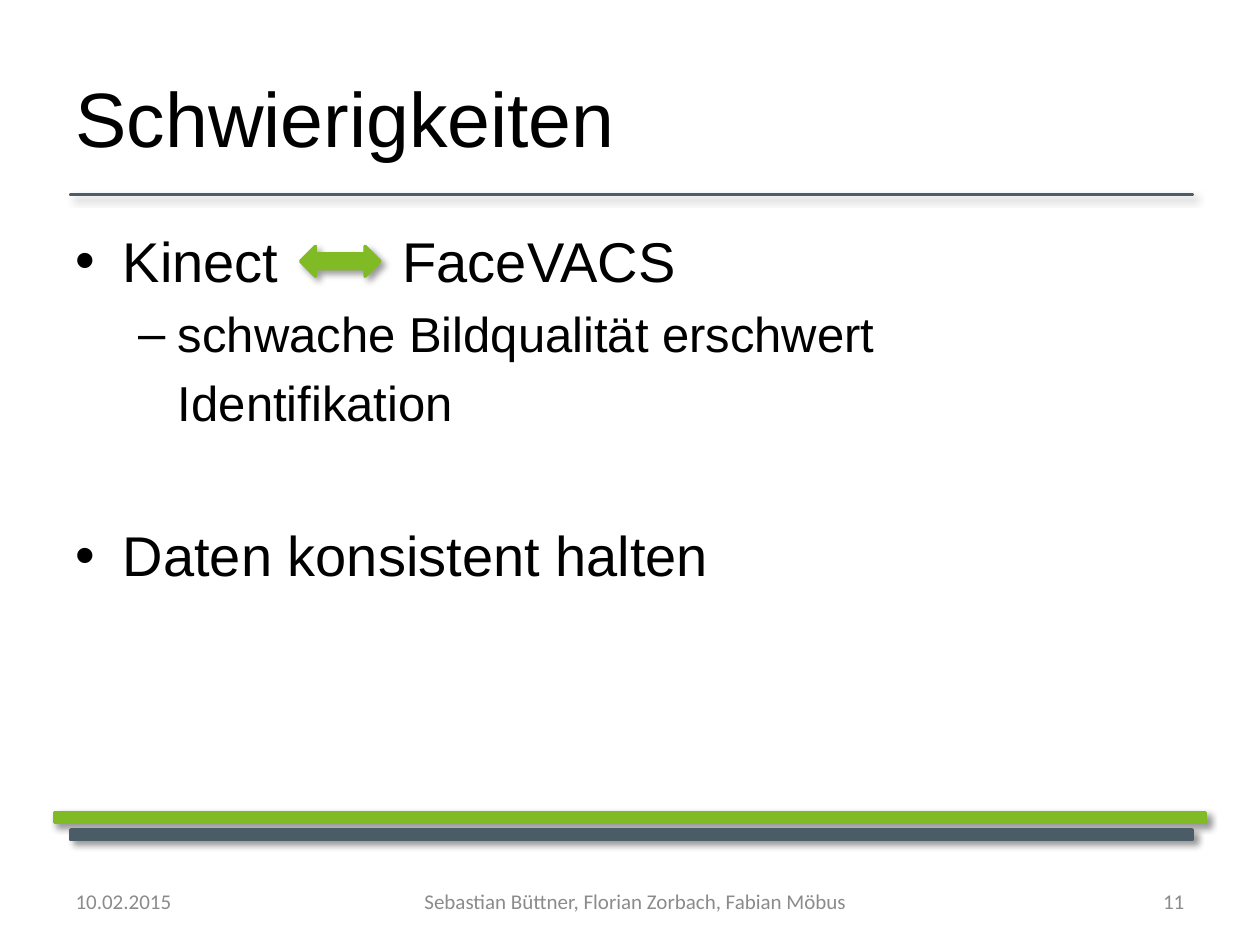
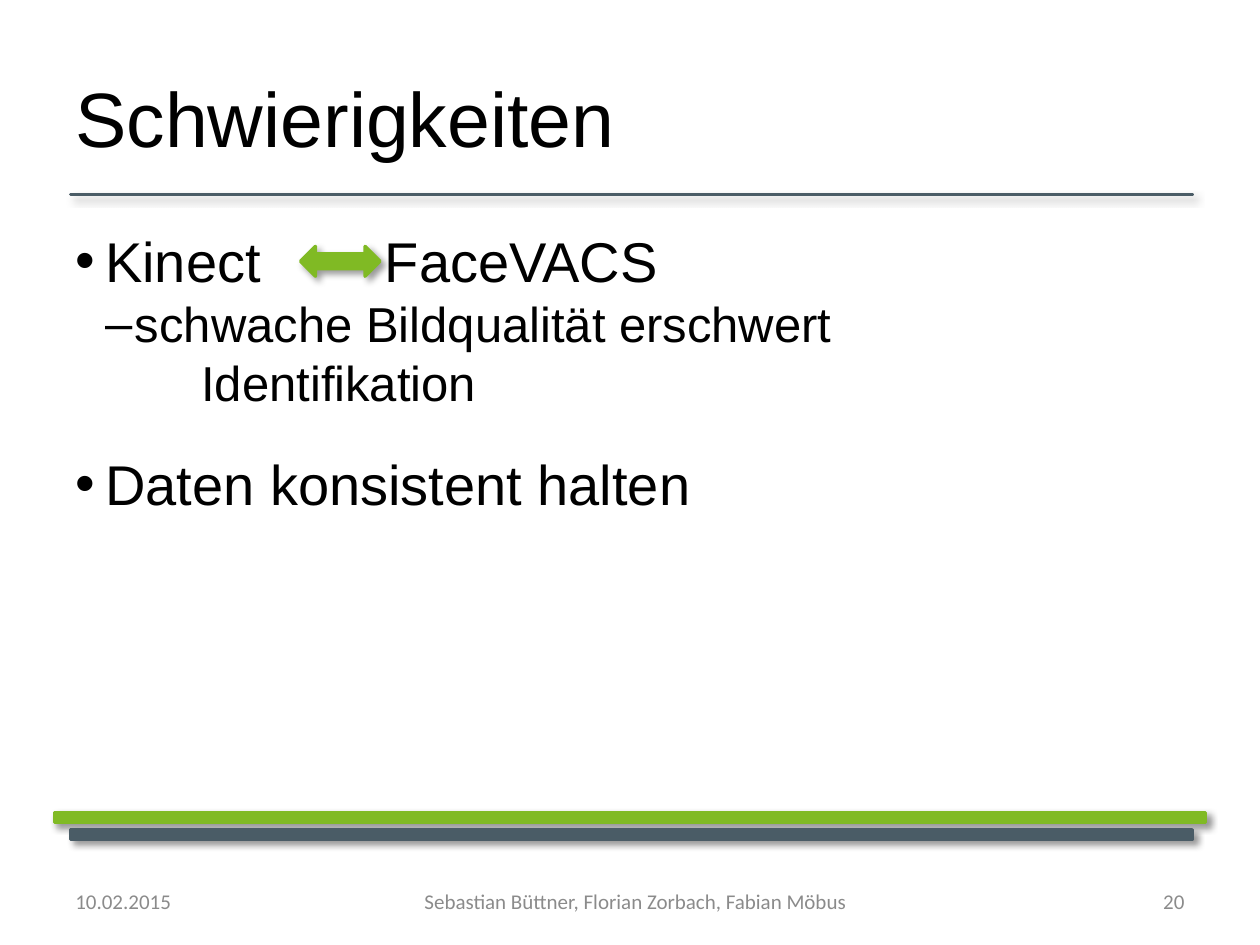
Before and after one commit to YoloSoftDE/YoloTrack, a slide deck: slide 20 of Documentation/Biometrie_praesentation.pptx (slide 11 before the commit). Drawn at 1260x945 pixels with LibreOffice and Linux fonts; fonts in the diff are those of the drawing; background and template pictures are left out. Boxes give left, top, right and bottom in pixels: in the first picture for what was removed or moved away, otherwise in the second. Text is boxed around its words. In the diff, an @@ line names an element or a change of style, - is before the commit and + after.

```diff
--- a/Documentation/Biometrie_praesentation.pptx
+++ b/Documentation/Biometrie_praesentation.pptx
@@ text "Kinect FaceVACS" at [105,241,831,506]: indent changed; less space between paragraphs; list level 2 to 1 in "Identifikation" @@
@@ text "Sebastian Büttner, Florian Zorbach, Fabian ..." at [424,894,846,912]: text colour #8C8C8C to #8B8B8B @@
@@ page number at [1163,895,1184,909]: text changed; text colour #8C8C8C to #8B8B8B @@
-11
+20
```
Also in this commit, not shown: 11 other slides changed, 9 slides added.
